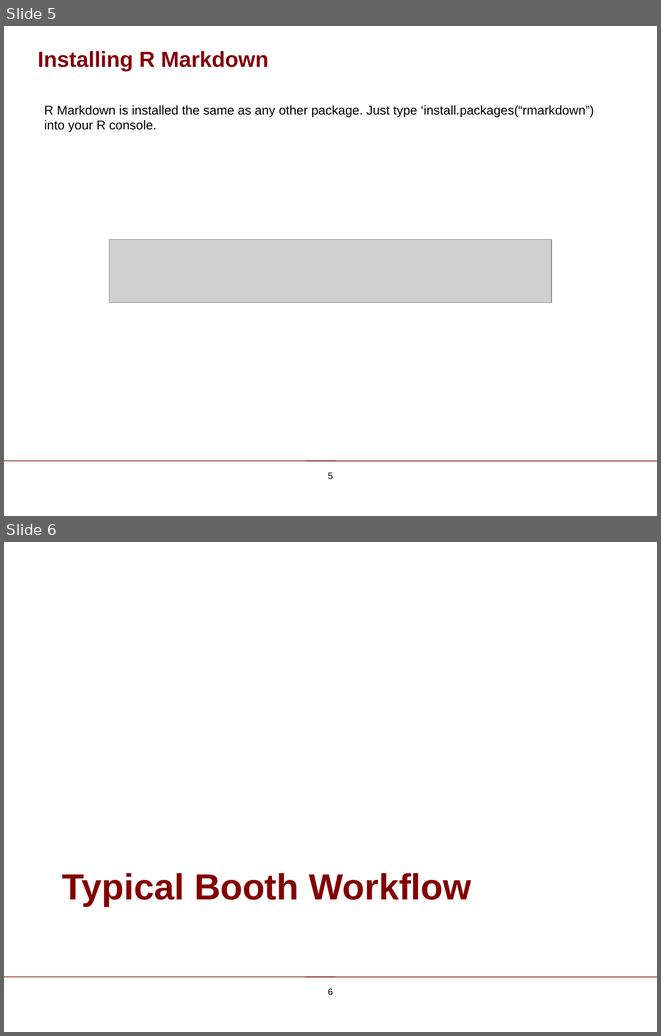
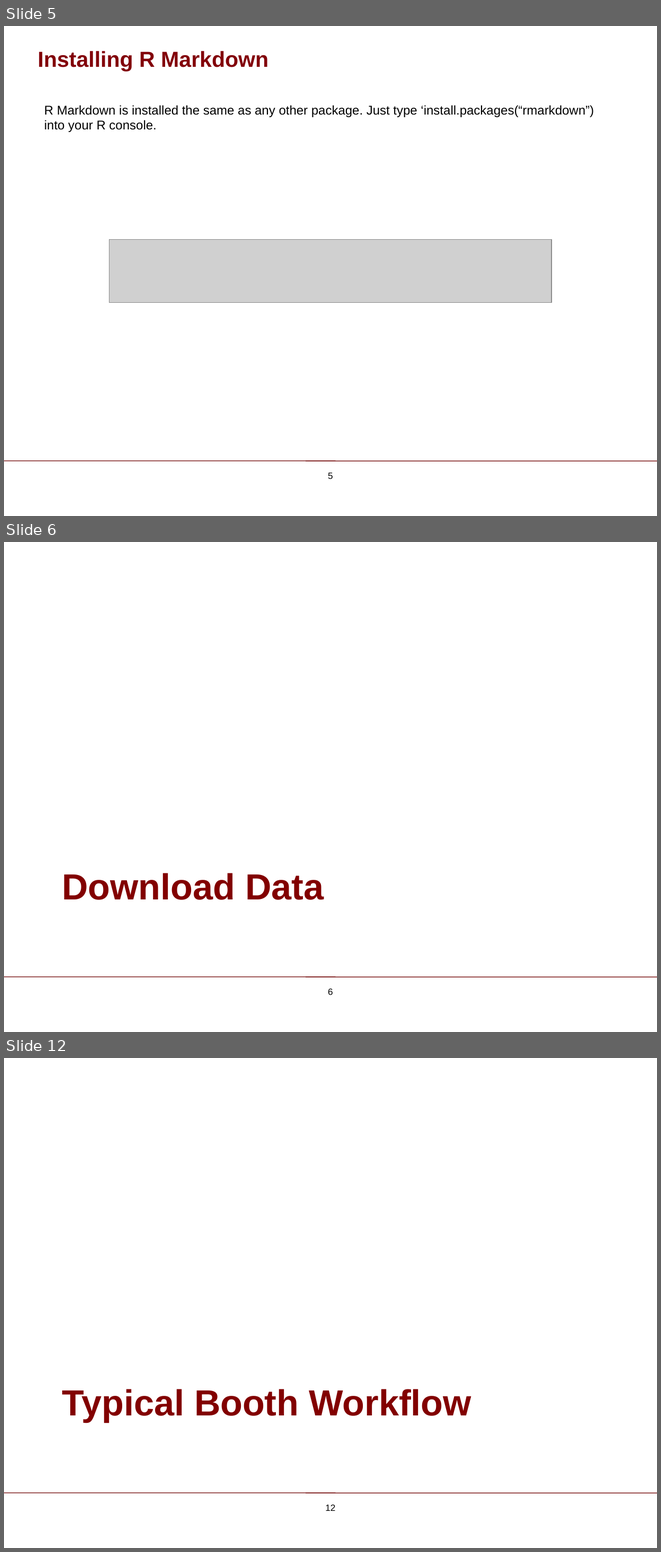
Before and after one commit to ChicagoBoothAnalytics/site, a slide deck: zzz MEDIA/Intermediate R.pptx. Shown one above the other, each under a label of ours: slides 5 and 6 before the commit, slides 5, 6 and 12 after it; the slides between them are not shown. The pictures are 661x1036 and 661x1552 pixels, drawn with LibreOffice and Linux fonts; fonts in the diff are those of the drawing; grey boxes stand for pictures; background and template pictures are left out. Boxes give left, top, right and bottom in pixels: in the first picture for what was removed or moved away, otherwise in the second. Text is boxed around its words. In the diff, an @@ line names an element or a change of style, - is before the commit and + after.

```diff
--- a/zzz MEDIA/Intermediate R.pptx
+++ b/zzz MEDIA/Intermediate R.pptx
@@ slide 6 added at (4,542,657,1032), background #FFFFFF; not listed: 1 template element that a slide beside it also shows @@
@@ title added at (62,873,324,900), 40 pt, text #820000, bold @@
+Download Data
@@ page number added at (328,988,333,995), 10 pt, text #000000 @@
+6
@@ what was slide 6 is now slide 12 @@
@@ page number at (325,1504,335,1511): text changed @@
-6
+12
```
Also in this commit, not shown: 1 slide changed, 6 other slides added, 1 slide removed, 3 other files.
